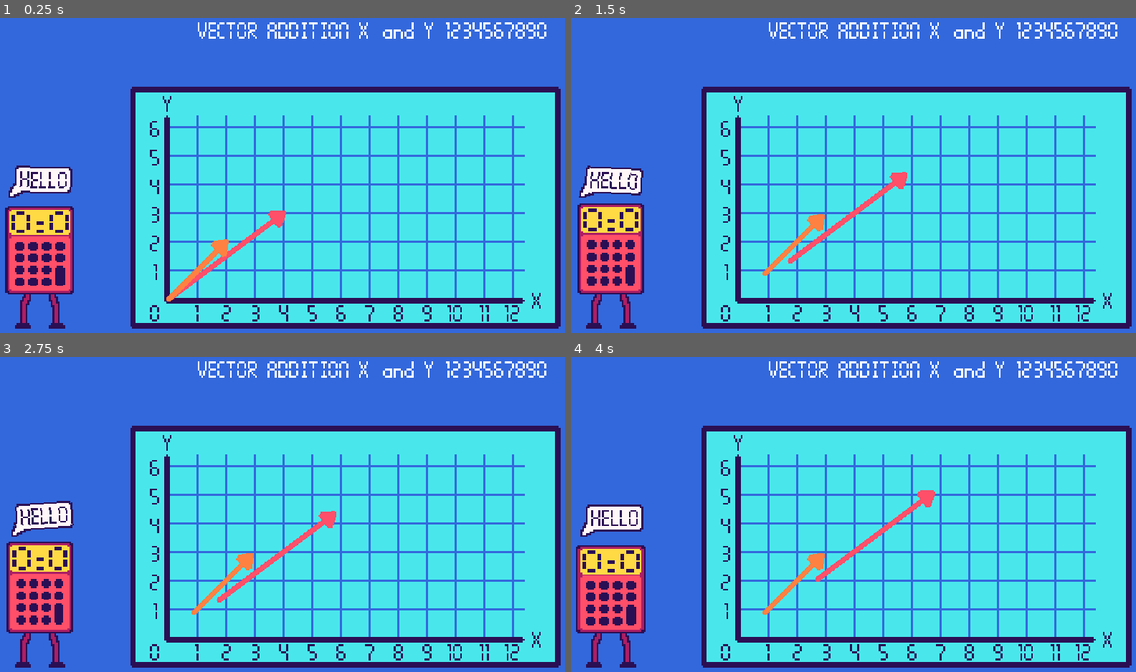
Above: before the commit, frames 1-4 (two rows, left to right).
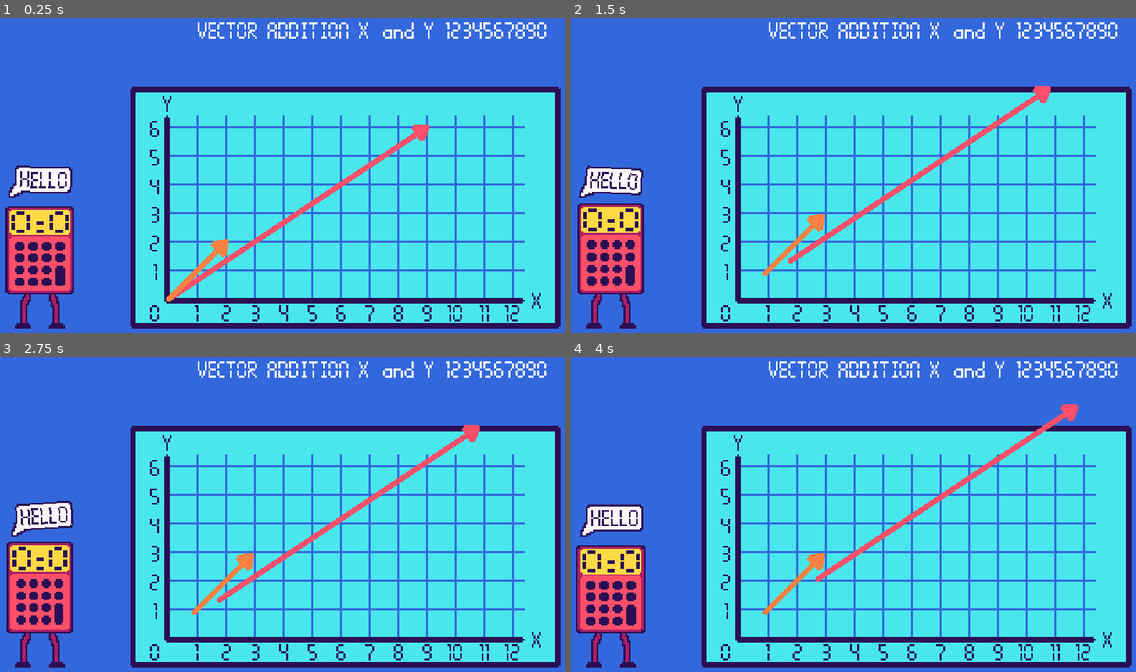
Above: after the commit, the same moments.

Repository: KyleTiley/VectorMathGame
Game: Godot game, scene res://Game/game.tscn
The game is run twice, just before and just after one commit, with the same random seed, the same clock (stepped at 60 frames per second) and the same inputs.
Inputs (mouse positions are in pixels of both pictures, inside the frame that each line leads up to):
- Up to frame 1 (0.25 s): no input
- Up to frame 2 (1.5 s): move the mouse to (797, 257) at 0.52 s; click (797, 257) at 0.67 s; move the mouse to (768, 270) at 1.27 s; click (768, 270) at 1.42 s
- Up to frame 3 (2.75 s): move the mouse to (169, 637) at 2.02 s; click (169, 637) at 2.17 s
- Up to frame 4 (4 s): move the mouse to (819, 577) at 2.77 s; click (819, 577) at 2.92 s; move the mouse to (1023, 558) at 3.52 s; click (1023, 558) at 3.67 s

The runs differ from the first frame. In frame 1, 1.2% of the frame differs, in the area x 30-77%, y 33-90%; in frame 2, 1.2%; in frame 3, 1.2%; in frame 4, 1.2%, in the area x 44-90%, y 15-71%.

Commit message:
subtraction added

Diff:
--- a/Game/Levels/VectorAddition.gd
+++ b/Game/Levels/VectorAddition.gd
@@ -12,28 +12,40 @@
 var y_max : int = 4
 var y_edge : int = 7
 
+var compute_addition = false
+
+# move to function for start button
 func _ready():
-	compute_vectors()
+	if compute_addition:
+		compute_vectors_addition()
+	else:
+		compute_vectors_subtraction()
 
 var x_component : int
 var y_component : int
 
-func compute_vectors():
-	vector_1 = vector_setting_addition()
-
+func compute_vectors_addition():
+	vector_1 = vector_setting(x_min, x_max, y_min, y_max)
 	var end = false
 	while !end:
-		vector_2 = vector_setting_addition()
-
+		vector_2 = vector_setting(x_min, x_max, y_min, y_max)
 		if !check_vector_parallel(vector_1, vector_2):
 			end = true
-
 	graph.receive_question(vector_1, vector_2)
 
-func vector_setting_addition():
+func compute_vectors_subtraction():
+	vector_1 = vector_setting(x_max, x_edge, y_max, y_edge)
+	var end = false
+	while !end:
+		vector_2 = vector_setting(x_min, x_max, y_min, y_max)
+		if !check_vector_parallel(vector_1, vector_2):
+			end = true
+	graph.receive_question(vector_1, vector_2)
+
+func vector_setting(x1, x2, y1, y2):
 	var vector : Vector2
-	x_component = random_number_generator(x_min, x_max)
-	y_component = random_number_generator(y_min, y_max)
+	x_component = random_number_generator(x1, x2)
+	y_component = random_number_generator(y1, y2)
 	vector = Vector2(x_component, y_component)
 	return vector
 
